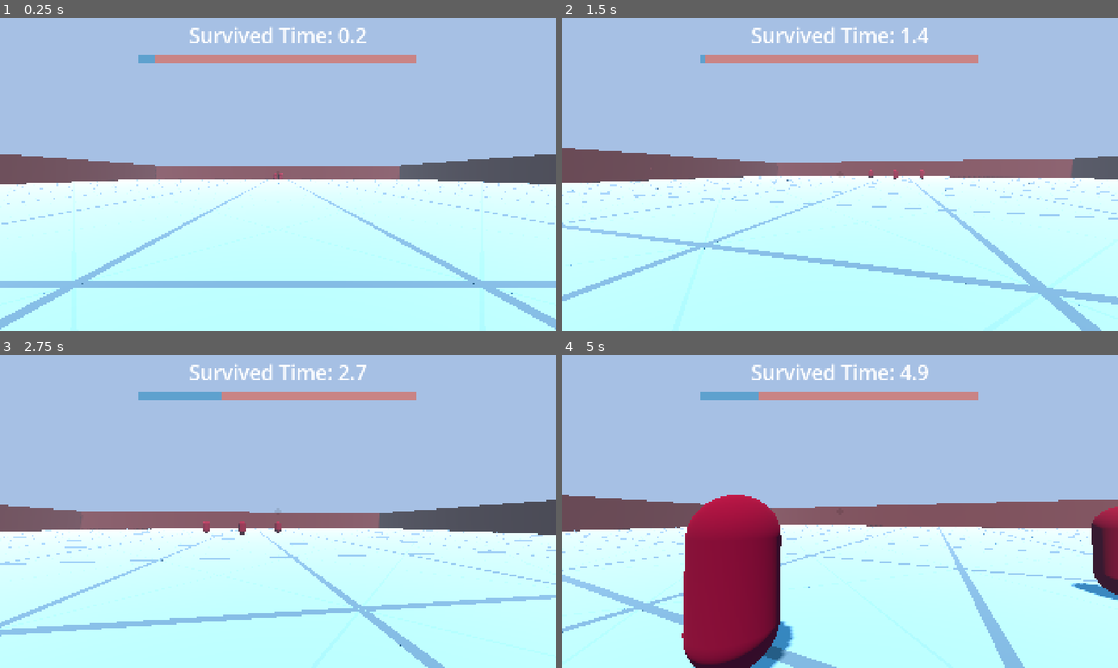
Above: before the commit, frames 1-4 (two rows, left to right).
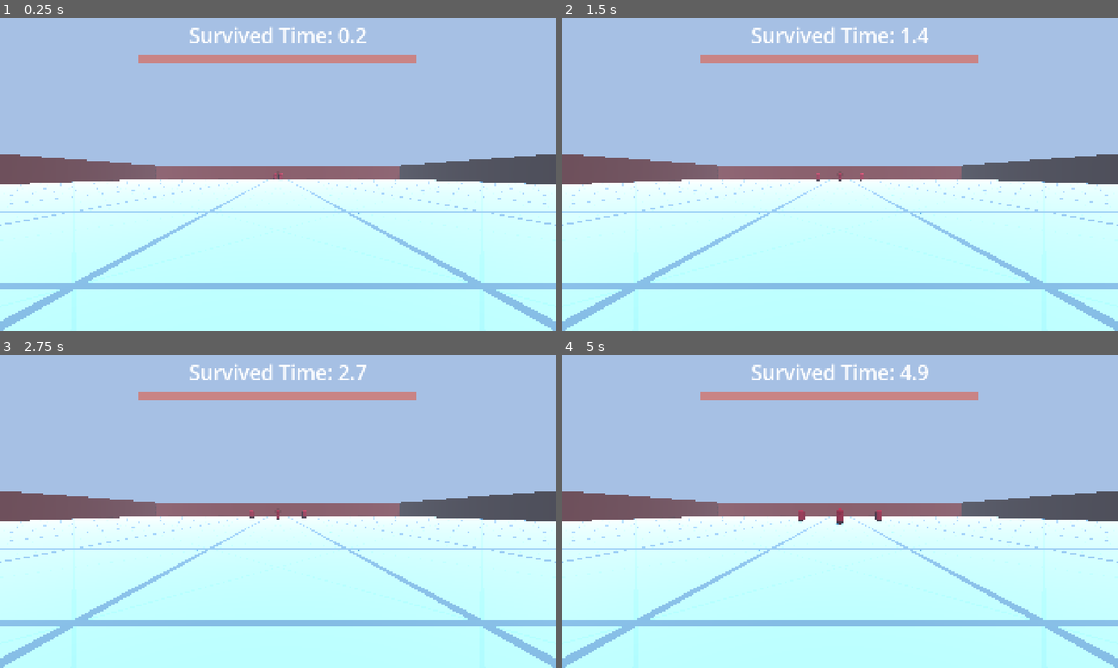
Above: after the commit, the same moments.

Repository: robotmaster/3d_game
Game: Godot game, scene res://scenes/main.tscn
Same seed, same stepped clock (60 frames per second), same inputs: the game is played once before the commit and once after it.
Inputs (mouse positions are in pixels of both pictures, inside the frame that each line leads up to):
- Up to frame 1 (0.25 s): no input
- Up to frame 2 (1.5 s): tap Enter (ui_accept) at 0.5, 0.77, 1.07 s; move the mouse to (867, 174) at 0.52 s; hold Shift (sprint) 0.53-1.28 s; hold W (forward) from 0.53 s (still down); click (867, 174) at 0.6 s; move the mouse to (812, 174) at 1.27 s; tap Shift (sprint) at 1.35 s
- Up to frame 3 (2.75 s): keep holding W (forward); tap Enter (ui_accept) at 1.52, 1.55, 1.82, 2.1 s; move the mouse to (289, 505) at 2.02 s; click (289, 505) at 2.3 s
- Up to frame 4 (5 s): keep holding W (forward); move the mouse to (834, 517) at 2.77 s; click (834, 517) at 2.85 s; tap Enter (ui_accept) at 3.02, 3.32, 3.77, 3.8, 4.07, 4.52, 4.82 s; tap Shift (sprint) at 3.05 s; move the mouse to (878, 514) at 3.52 s; hold Shift (sprint) 3.53-4.28 s; move the mouse to (795, 508) at 4.27 s; click (795, 508) at 4.35 s

The runs differ from the first frame. In frame 1, 2.7% of the frame differs, in the area x 0-100%, y 11-100%; in frame 2, 11%; in frame 3, 14%; in frame 4, 21%.
Error after the commit: Invalid access to property or key 'left' on a base object of type 'Nil'. (res://scripts/global.gd:108)

Commit message:
finished key playback system

Diff:
--- a/3d-scary/scripts/global.gd
+++ b/3d-scary/scripts/global.gd
@@ -5,6 +5,7 @@
 
 var game_paused = false
 
+var physics_frames_at_last_game = 0
 
 var input_logs : Dictionary = {}
 var previous_inputs = {}
@@ -12,8 +13,9 @@
 var unhandled_mouse_motion = Vector2()
 var log_file
 
-var playing_back_inputs = false
-var input_file = ""
+var playing_back_inputs = true
+var input_file = "user://game_logs/2026-04-12T21-12-03.txt"
+var inputs_to_play = {}
 
 
 var settings = {
@@ -36,50 +38,100 @@
 func _unhandled_input(event):
 	if Global.game_paused:
 		return
-	if event is InputEventMouseMotion and Input.mouse_mode == Input.MOUSE_MODE_CAPTURED:
+	if not playing_back_inputs and event is InputEventMouseMotion and Input.mouse_mode == Input.MOUSE_MODE_CAPTURED:
 		unhandled_mouse_motion += event.relative * mouse_sensitivity
 
 func handle_mouse_down():
-	if not Input.is_action_just_pressed("click"):
-		return
-
-	if Input.mouse_mode != Input.MOUSE_MODE_CAPTURED:
+	if Input.is_action_just_pressed("click") and Input.mouse_mode != Input.MOUSE_MODE_CAPTURED:
 		game_paused = false
 		Input.mouse_mode = Input.MOUSE_MODE_CAPTURED
 		#Engine.time_scale = 1
 		#Engine.physics_ticks_per_second = 60
+		if not playing_back_inputs:
+			return
+	if not get_input("JUSTclick"):
 		return
+
 	var player = get_node("/root/Main/Player")
 	if player.get_node("CameraPivot") != null:
 		player.handle_mouse_click()
 
 func new_game():
+	physics_frames_at_last_game = Engine.get_physics_frames()
 	input_logs = {}
 	var time = Time.get_datetime_string_from_system()
+	time = time.replace(":", "-")
+	time = time.replace("/", "-")
+	time = time.replace(" ", "-")
+
+	if log_file:
+		log_file.close()
+
 	if playing_back_inputs:
-		log_file = FileAccess.open(input_file, FileAccess.READ)
+		inputs_to_play = JSON.parse_string(FileAccess.get_file_as_string(input_file))
 	else:
 		log_file = FileAccess.open("user://game_logs/" + time + ".txt", FileAccess.WRITE)
 
+func passed_physics_frames():
+	return Engine.get_physics_frames() - physics_frames_at_last_game
+
 func _physics_process(delta: float) -> void:
+	if not playing_back_inputs:
+		log_inputs(unhandled_mouse_motion)
+	else:
+		handle_playback_input_toggle()
+
 	handle_mouse_down()
 	var mouse_motion = unhandled_mouse_motion
 	var player = get_node("/root/Main/Player")
 	if player != null and not player.dead:
-		player.turn_player(mouse_motion)
+		if playing_back_inputs:
+			var all_movement = inputs_to_play.mouse_movement
+			if len(all_movement) <= passed_physics_frames():
+				player.turn_player(mouse_motion)
+			else:
+				var turn_string : String = all_movement[passed_physics_frames()]
+				var x_and_y = turn_string.split(" ")
+				var x = float(x_and_y[0])
+				var y = float(x_and_y[1])
+				player.turn_player(Vector2(x, y))
+		else:
+			player.turn_player(mouse_motion)
 	unhandled_mouse_motion = Vector2()
 
-	log_inputs()
+func handle_playback_input_toggle():
+	for input in logs_needed:
+		if input.begins_with("JUST"):
+			continue
+		if not previous_inputs.has(input):
+			previous_inputs[input] = false
+		if inputs_to_play[input].has(str(passed_physics_frames())):
+			previous_inputs[input] = not previous_inputs[input]
 
-func log_inputs():
+func get_input(input):
+	if playing_back_inputs and len(inputs_to_play.mouse_movement) > passed_physics_frames():
+		if input.begins_with("JUST"):
+			return inputs_to_play[input].has(str(passed_physics_frames()))
+		else:
+			return previous_inputs[input]
+	else:
+		if input.begins_with("JUST"):
+			return Input.is_action_just_pressed(input.substr(4))
+		else:
+			return Input.is_action_pressed(input)
+
+func log_inputs(mouse_movement):
 	if log_file == null:
 		return
 	for input : String in logs_needed:
+		if not input_logs.has(input):
+			input_logs[input] = {}
 		if input.begins_with("JUST"):
+			if Input.is_action_just_pressed(input.substr(4)):
+				input_logs[input][passed_physics_frames()] = true
 			continue
 
-		if not input_logs.has(input):
-			input_logs[input] = {}
+
 		var previous_input
 		if previous_inputs.has(input):
 			previous_input = previous_inputs[input]
@@ -87,8 +139,12 @@
 			previous_input = false
 
 		if not Input.is_action_pressed(input) == previous_input:
-			input_logs[input][Engine.get_physics_frames()] = true
+			input_logs[input][passed_physics_frames()] = true
 		previous_inputs[input] = Input.is_action_pressed(input)
+
+	if not input_logs.has("mouse_movement"):
+		input_logs["mouse_movement"] = []
+	input_logs["mouse_movement"].append(str(mouse_movement.x) + " " + str(mouse_movement.y))
 
 	log_file.seek(0)
 	log_file.store_string(JSON.stringify(input_logs))
--- a/3d-scary/scripts/player.gd
+++ b/3d-scary/scripts/player.gd
@@ -123,14 +123,16 @@
 
 	if not is_on_floor():
 		velocity += get_gravity() * delta
-	if Input.is_action_just_pressed("ui_accept") and is_on_floor():
+	if Global.get_input("JUSTjump") and is_on_floor():
 		velocity.y = JUMP_VELOCITY
 
-
-	var input_dir := Input.get_vector("left", "right", "forward", "back")
+	var horizontal_input = int(Global.get_input("right")) - int(Global.get_input("left"))
+	var forward_input = int(Global.get_input("back")) - int(Global.get_input("forward"))
+
+	var input_dir := Vector2(horizontal_input, forward_input).normalized()
 	var direction := (transform.basis * Vector3(input_dir.x, 0, input_dir.y)).normalized()
 
-	if direction and Input.is_action_pressed("sprint") and stamina > 0:
+	if direction and Global.get_input("sprint") and stamina > 0:
 		if input_dir.y < 0:
 			direction += transform.basis * Vector3(input_dir.x * SIDEWAYS_SPRINT_NERF, 0, input_dir.y) * (SPRINT_SPEED_MULT - 1)
 		else:
@@ -143,7 +145,7 @@
 		velocity.z *= 0.8
 
 
-	if Input.is_action_pressed("sprint"):
+	if Global.get_input("sprint"):
 		stamina -= delta
 		if stamina < 0:
 			stamina = 0
--- a/3d-scary/scripts/player_dummy.gd
+++ b/3d-scary/scripts/player_dummy.gd
@@ -5,5 +5,5 @@
 # Called when the node enters the scene tree for the first time.
 func _ready() -> void:
 	await get_tree().create_timer(3).timeout
-	Global.new_game()
+	Global.new_game.call_deferred()
 	get_tree().reload_current_scene()
